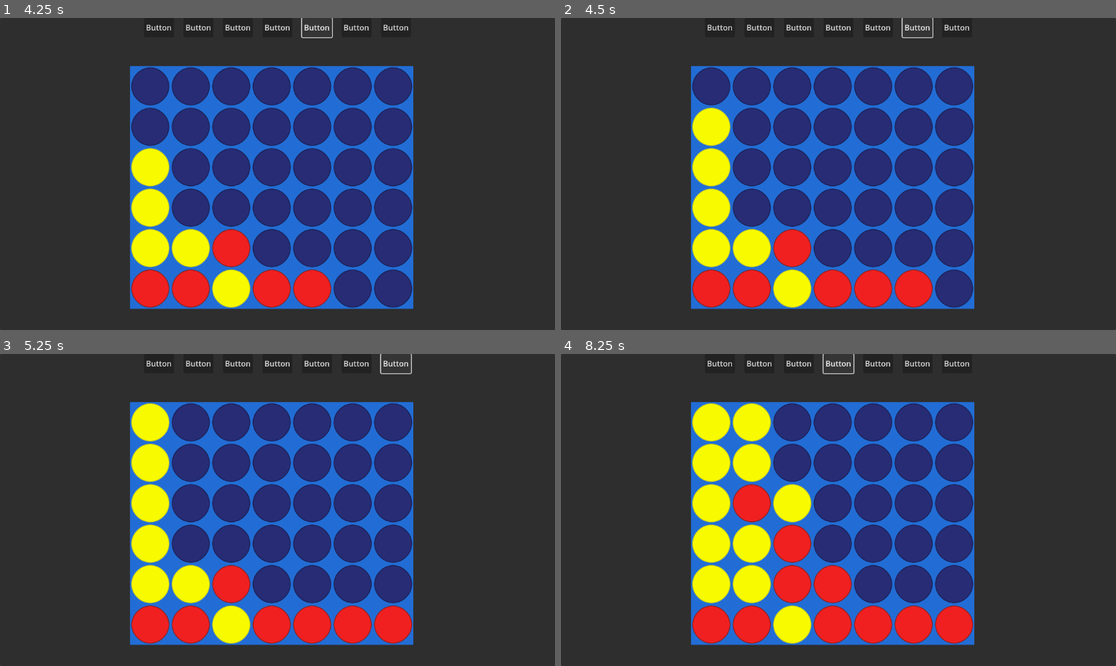
Above: before the commit, frames 1-4 (two rows, left to right).
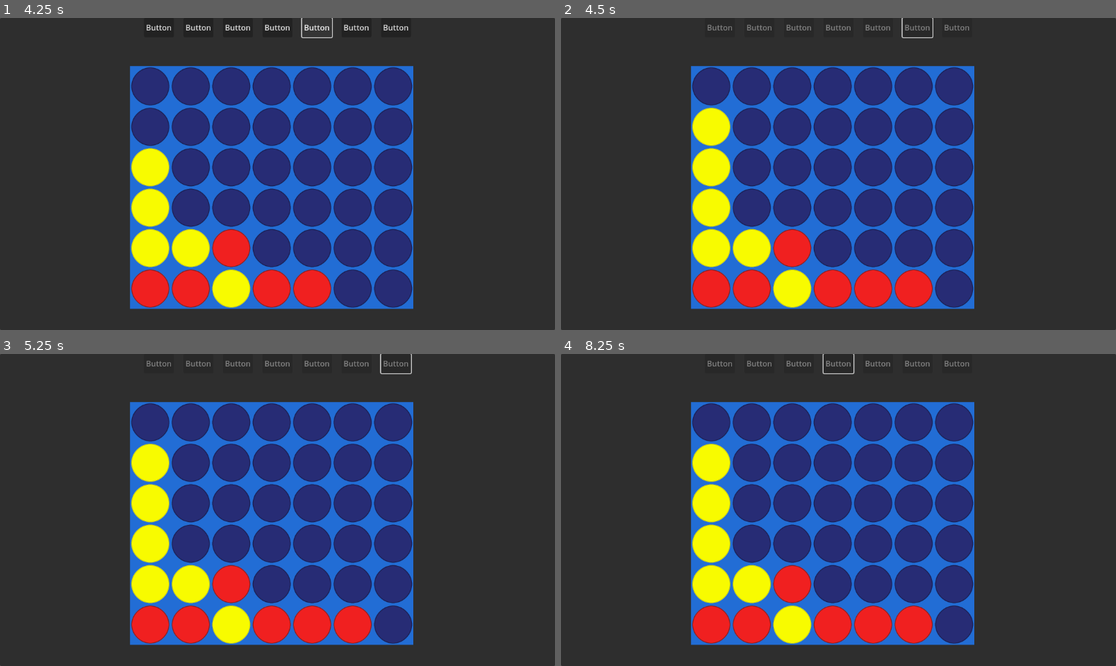
Above: after the commit, the same moments.

Repository: Juzix1/Connect4-Minimax-Godot
Game: Godot game, scene res://Scenes/board.tscn
Two runs of this game, one before a commit and one after it. Both use one fixed random seed, a clock stepped at 60 frames per second and the inputs below.
Inputs (mouse positions are in pixels of both pictures, inside the frame that each line leads up to):
- Up to frame 1 (4.25 s): click "Button" at 0.5 s; click "Button" at 1.25 s; click "Button" at 2 s; click "Button" at 2.75 s; click "Button" at 3.5 s
- Up to frame 2 (4.5 s): click "Button" at 4.25 s
- Up to frame 3 (5.25 s): click (394, 363) at 5 s, where only the run before the commit has a clickable "Button"
- Up to frame 4 (8.25 s): click (721, 363) at 5.75 s, where only the run before the commit has a clickable "Button"; click (760, 363) at 6.5 s, where only the run before the commit has a clickable "Button"; click (799, 363) at 7.25 s, where only the run before the commit has a clickable "Button"; click (838, 363) at 8 s, where only the run before the commit has a clickable "Button"

Frame 1 is identical in both runs. In frame 2, 0.3% of the frame differs, in the area x 26-74%, y 2-5%; in frame 3, 1.6%; in frame 4, 6.3%, in the area x 23-75%, y 2-93%.

Commit message:
connect win alter
dawdawdawdawd

Diff:
--- a/Scripts/SI.gd
+++ b/Scripts/SI.gd
@@ -4,29 +4,6 @@
 const RED_PLAYER = 1
 const YELLOW_PLAYER = 2
 const INF = 10000 #Pozytywna i negatywna nieskonczonosc
-
-#funkcja sprawdzająca wygranego na planszy -> GameMaganaer.gd
-func connectWin(board):
-	for y in range(6):
-		for x in range(7):
-			if board[y][x] != 0:
-				var player = board[y][x]
-				for direction in [
-					Vector2i(1,0), #Poziomo (w prawo)
-					Vector2i(-1,0), #Poziomo ( w lewo)
-					Vector2i(0,1), #Pionowo ( w dół)
-					Vector2i(0,-1), # Pionowo (w górę)
-					Vector2i(1,1), # Ukos (w prawo i w dół)
-					Vector2i(-1,-1), #Ukos (w lewo i w górę)
-					Vector2i(-1,1), #Ukos (w lewo i w dół)
-					Vector2i(1,-1), #Ukos (w prawo i w górę
-				]:
-					match check_direction(board,x,y, direction.x,direction.y, player):
-						true:
-							return player #Wygrany team 1 albo 2
-
-	return 0 #brak wygranego
-
 
 #Ocena Planszy
 func evaluate_board(board):
@@ -69,7 +46,8 @@
 #Algorytm Minimax
 func minimax(board, depth, maximizing_player, alpha, beta):
 	if depth ==0 or check_winner(board) != 0:
-		return evaluate_board(board)
+		var smth =  evaluate_board(board)
+		return smth
 
 	var valid_moves = get_valid_moves(board)
 
--- a/Scripts/game_manager.gd
+++ b/Scripts/game_manager.gd
@@ -31,22 +31,69 @@
 			board[i].append(0)
 			tilemap.set_cell(Vector2i(j,i),MAIN_SOURCE_ID,EMPTY_TOKEN)
 
-func insert_Coin(x,team):
+func insert_Coin(x, team):
 	var token
+	var inserted_row = -1  # Track the row where the coin is inserted
 	for i in range(len(board)):
-		if board[-i-1][x] == 0:
-			board[-i-1][x] = team
-			if team==1:
-				token=RED_TOKEN
+		if board[-i - 1][x] == 0:
+			board[-i - 1][x] = team
+			inserted_row = len(board) - i - 1  # Save the row index
+			if team == 1:
+				token = RED_TOKEN
 			else:
-				token=YELLOW_TOKEN
-			tilemap.set_cell(Vector2i(x,-i+len(board)-1),MAIN_SOURCE_ID,token)
+				token = YELLOW_TOKEN
+			tilemap.set_cell(Vector2i(x, inserted_row), MAIN_SOURCE_ID, token)
 			break
-	if len(ai.get_valid_moves(board)) >=4:
-		if ai.connectWin(board) != 0:
-			print("team "+str(ai.connectWin(board))+" wins")
 
+	# Check for a win only if a valid move was made
+	if inserted_row != -1:
+		if check_win_from_move(board, x, inserted_row) != 0:
+			print("Team " + str(check_win_from_move(board, x, inserted_row)) + " wins")
+			disable_all_buttons()
 
+func disable_all_buttons():
+	var hbox = $"../CanvasLayer/Control/HBoxContainer"
+	for child in hbox.get_children():
+		if child is Button:
+			child.disabled = true
+
+func check_win_from_move(board, x, y):
+	var player = board[y][x]
+	if player == 0:
+		return 0  # No player at this position, no need to check
+
+	# Check all possible directions for a win
+	for direction in [
+		Vector2i(1, 0),   # Horizontal (right)
+		Vector2i(-1, 0),  # Horizontal (left)
+		Vector2i(0, 1),   # Vertical (down)
+		Vector2i(0, -1),  # Vertical (up)
+		Vector2i(1, 1),   # Diagonal (down-right)
+		Vector2i(-1, -1), # Diagonal (up-left)
+		Vector2i(-1, 1),  # Diagonal (down-left)
+		Vector2i(1, -1)   # Diagonal (up-right)
+	]:
+		if count_in_direction(board, x, y, direction.x, direction.y, player) >= 4:
+			return player  # Return the winning team (1 or 2)
+	return 0  # No winner
+
+func count_in_direction(board, x, y, dx, dy, player):
+	var count = 1  # Include the starting position
+	# Check in the positive direction
+	count += count_one_direction(board, x, y, dx, dy, player)
+	# Check in the negative direction
+	count += count_one_direction(board, x, y, -dx, -dy, player)
+	return count
+
+func count_one_direction(board, x, y, dx, dy, player):
+	var count = 0
+	var nx = x + dx
+	var ny = y + dy
+	while nx >= 0 and nx < 7 and ny >= 0 and ny < 6 and board[ny][nx] == player:
+		count += 1
+		nx += dx
+		ny += dy
+	return count
 
 func debug_board():
 	for i in range(len(board)):
Not shown, added: Scenes/boa14F6.tmp
Not shown, added: Scenes/boa3888.tmp
Not shown, added: Scenes/boa4A1.tmp
Not shown, added: Scenes/boaA199.tmp
Not shown, added: Scenes/boaC340.tmp
Not shown, added: Scenes/boaF42.tmp
Not shown, added: Scenes/boaFE23.tmp
